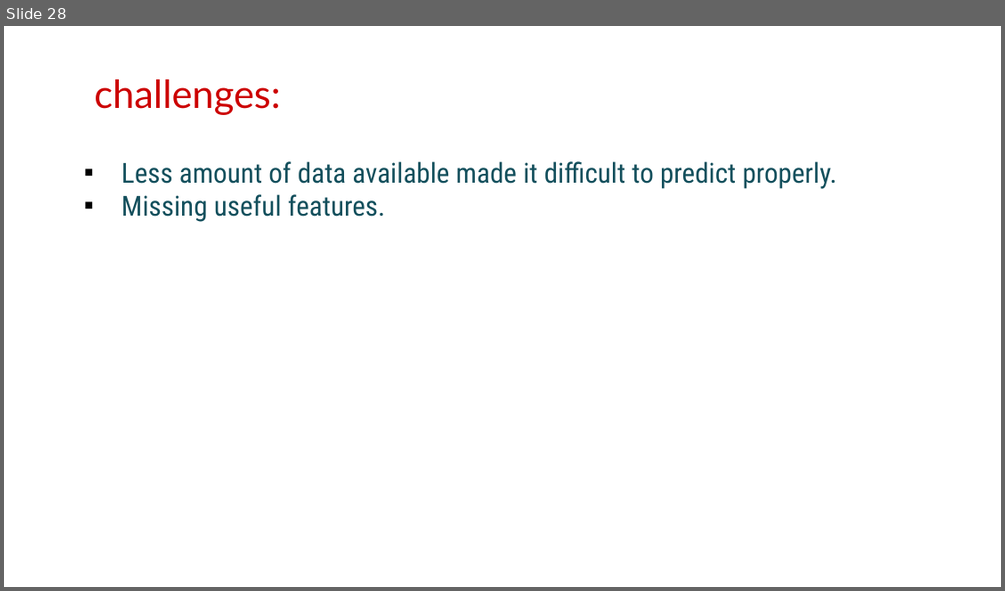
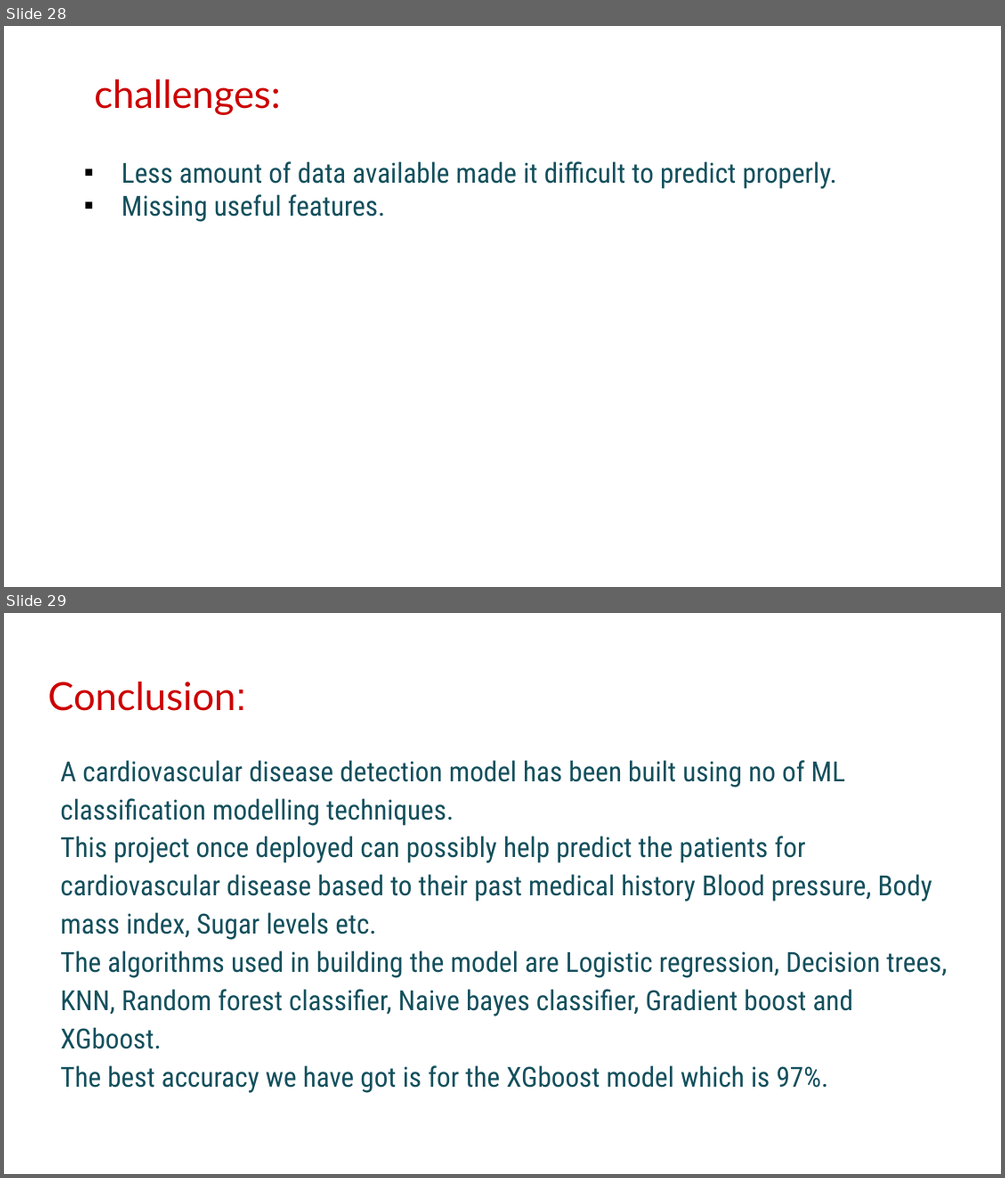
Before and after one commit to ameenattar92/Cardiovascular-Risk-Prediction, a slide deck: CapstoneProject_Cardiovascular RP.pptx. Shown one above the other, each under a label of ours: slide 28 before the commit, slides 28 and 29 after it. The pictures are 1005x591 and 1005x1178 pixels, drawn with LibreOffice and Linux fonts; fonts in the diff are those of the drawing; background and template pictures are left out. Boxes give left, top, right and bottom in pixels: in the first picture for what was removed or moved away, otherwise in the second. Text is boxed around its words. In the diff, an @@ line names an element or a change of style, - is before the commit and + after.

```diff
--- a/CapstoneProject_Cardiovascular RP.pptx
+++ b/CapstoneProject_Cardiovascular RP.pptx
@@ slide 29 added at (4, 613, 1001, 1174), background #FFFFFF @@
@@ title added at (48, 682, 246, 711), 28 pt, text #CC0000 @@
+Conclusion:
@@ text added at (60, 760, 947, 1093), 20 pt, text #134F5C @@
+A cardiovascular disease detection model has been built using no of ML classification modelling techniques.
+This project once deployed can possibly help predict the patients for cardiovascular disease based to their past medical history Blood pressure, Body mass index, Sugar levels etc.
+The algorithms used in building the model are Logistic regression, Decision trees, KNN, Random forest classifier, Naive bayes classifier, Gradient boost and XGboost.
+The best accuracy we have got is for the XGboost model which is 97%.
```
Also in this commit, not shown: 4 slides changed, 1 other slide added, 1 slide removed.
